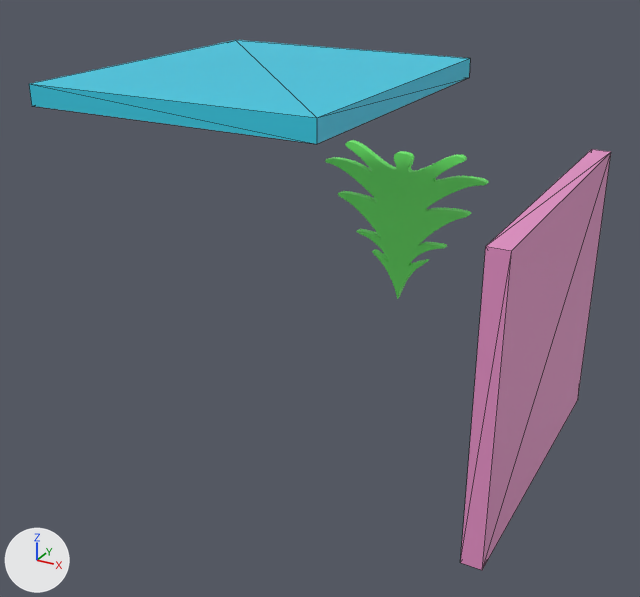
The glTF model assets/asset.gltf as it was, and as the next commit left it.
One viewpoint serves both versions: a camera (50 mm lens) standing at (1.34, -3.22, 1.58) and looking at (-0.4, -0.07, 0.0). Arrows for +X, +Y and +Z are at lower left; the lights stay in place. Mesh edges are drawn as thin lines on the coarser meshes. Where no turn or scale is listed for an object, it has been applied to the vertices.
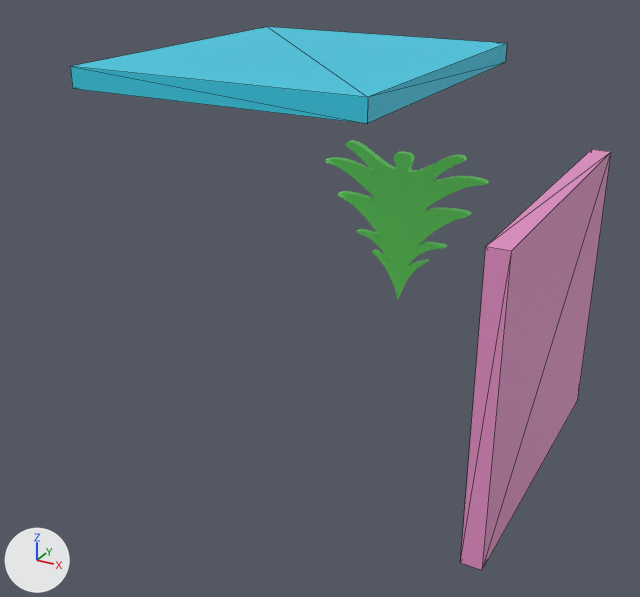
Commit message: tree again 4

Pixel boxes [x1, y1, x2, y2] of what changed, in the pictures (640 x 597 px):
'Cube.002', moved: before [29, 40, 470, 144]; after [70, 27, 507, 123]

The edits, one by one:
Object 'Cube.002' (ob_cube_002) moves from (-0.632, -0.089, 0.938) to (-0.5, 0.0, 1.0).
